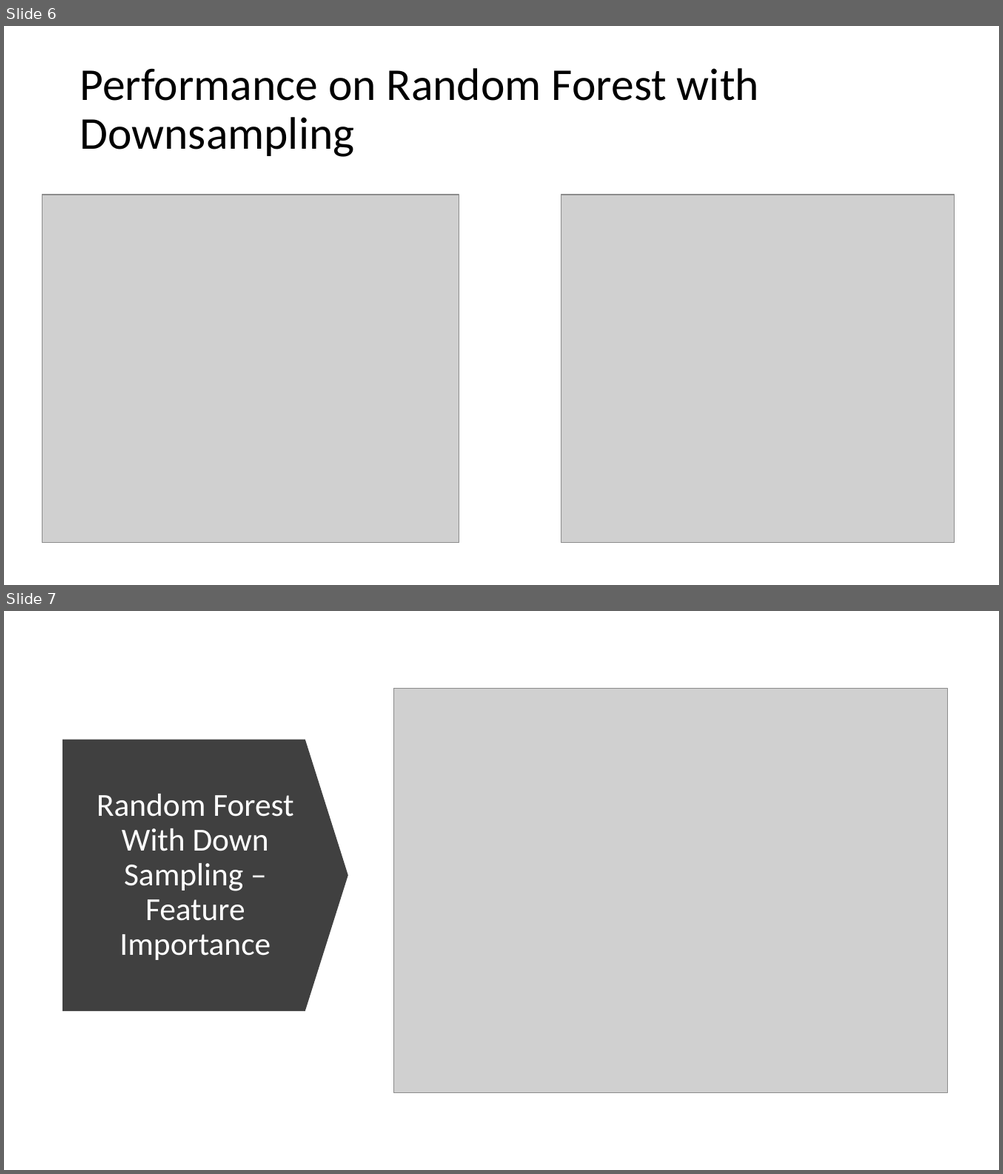
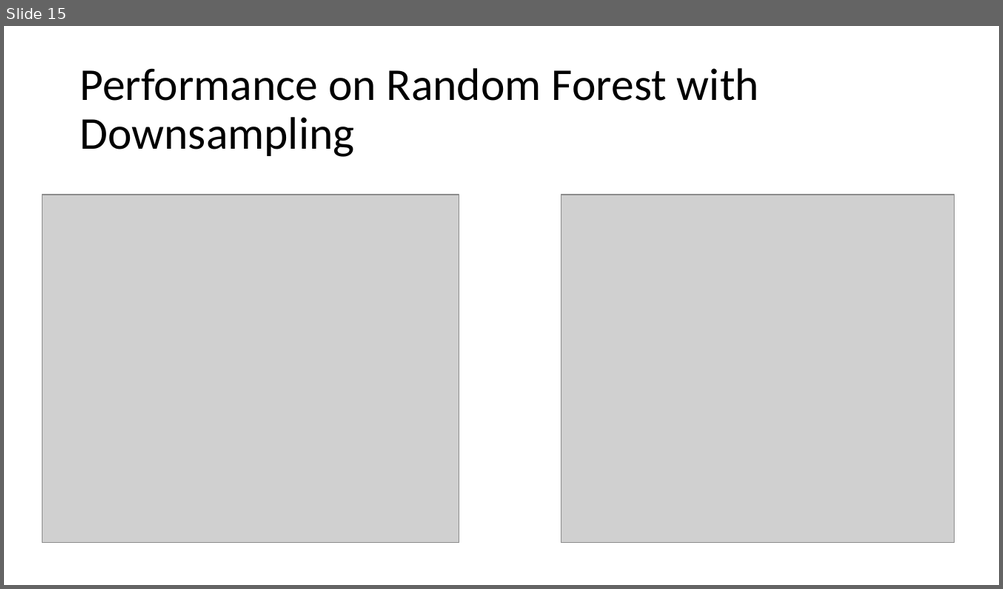
Before and after one commit to harimadhavan2000/P1, a slide deck: GBC_ML1_project_pres.pptx. Shown one above the other, each under a label of ours: slides 6 and 7 before the commit, slide 15 after it. The pictures are 1003x1174 and 1003x589 pixels, drawn with LibreOffice and Linux fonts; fonts in the diff are those of the drawing; grey boxes stand for pictures. Boxes give left, top, right and bottom in pixels: in the first picture for what was removed or moved away, otherwise in the second. Text is boxed around its words. In the diff, an @@ line names an element or a change of style, - is before the commit and + after.

Commit message:
slides for LogReg

```diff
--- a/GBC_ML1_project_pres.pptx
+++ b/GBC_ML1_project_pres.pptx
@@ slide 7 removed at (4, 611, 999, 1170), background #FFFFFF @@
@@ picture removed at (393, 688, 947, 1093) @@
@@ down arrow removed at (63, 739, 349, 1011) @@
@@ title removed at (96, 794, 293, 960) @@
-Random Forest With Down Sampling – Feature Importance
@@ what was slide 6 is now slide 15 @@
```
Also in this commit, not shown: 9 slides added.
